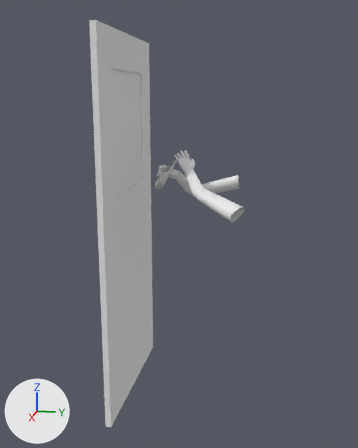
Two versions of the Blender file Assets/Models/player.blend, one commit apart.
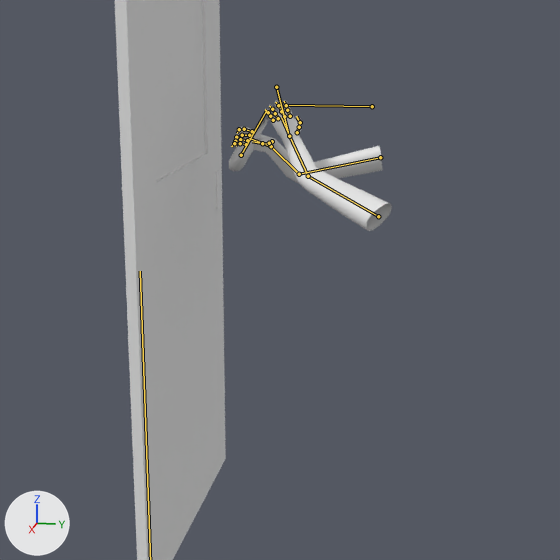
Each version appears first whole from a camera (50 mm lens) standing at (2.615, 0.286, 1.657) and looking at (0.016, -0.233, 1.008), and next in a close-up on the part from 8% to 94% of the width and 21% to 90% of the height. Arrows for +X, +Y and +Z are at lower left; the lights stay in place. Both versions are drawn at frame 31 of the action 'rubbergun fire'; the numbers are the values there. The bones that bend it are drawn over the model as lines in the close-ups.
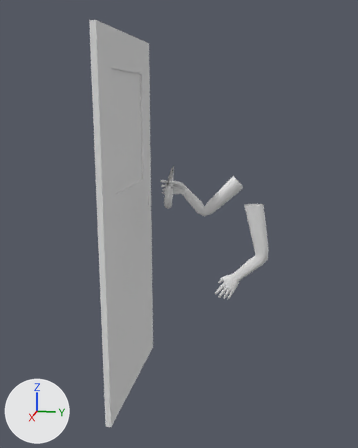
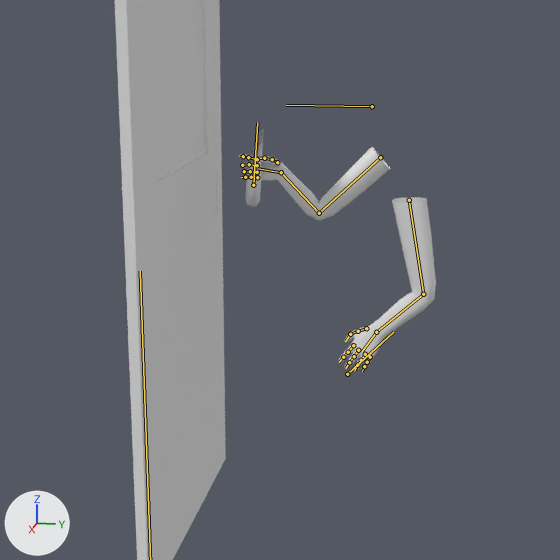
Changed parts and their boxes [x1, y1, x2, y2] in the close-ups (560 x 560 px):
'Plane', posed (22% wider, 71% taller): before [231, 100, 392, 231]; after [239, 147, 436, 372]
'knife', posed (53% narrower, 43% taller): before [229, 116, 271, 171]; after [245, 128, 264, 207]
bone 'Bone.001', root to tip: before (378, 216) to (308, 176); after (409, 200) to (423, 294)
bone 'Bone.003', root to tip: before (289, 136) to (281, 117); after (376, 332) to (362, 351)
bone 'Bone.018', root to tip: before (271, 146) to (249, 138); after (281, 172) to (257, 168)

What the commit changed:
Bone 'Bone.001' (bone_bone_001) moves from (0.064, 0.079, 0.039) to (-0.004, 0.041, 0.113).
Bone 'Bone.003' (bone_bone_003) turns from (-15, 18, -7) to (0, 0, 0) degrees about its own x, y and z.
Bone 'Bone.018' (bone_bone_018) turns from (14, 1, 17) to (25, 8, 12) degrees about its own x, y and z.
Bone 'ik arm l' (bone_ik_arm_l) moves from (0.405, -0.719, -0.148) to (0.0, 0.0, 0.0).
Bone 'ik arm r' (bone_ik_arm_r) moves from (-0.133, -0.693, 0.057) to (0.072, -0.693, -0.149).
Bone 'ik hand l' (bone_ik_hand_l) moves from (-0.249, -0.235, 0.54) to (-0.073, 0.046, 0.018).
Bone 'ik hand r' (bone_ik_hand_r) moves from (0.193, -0.311, 0.492) to (0.091, -0.3, 0.394).
